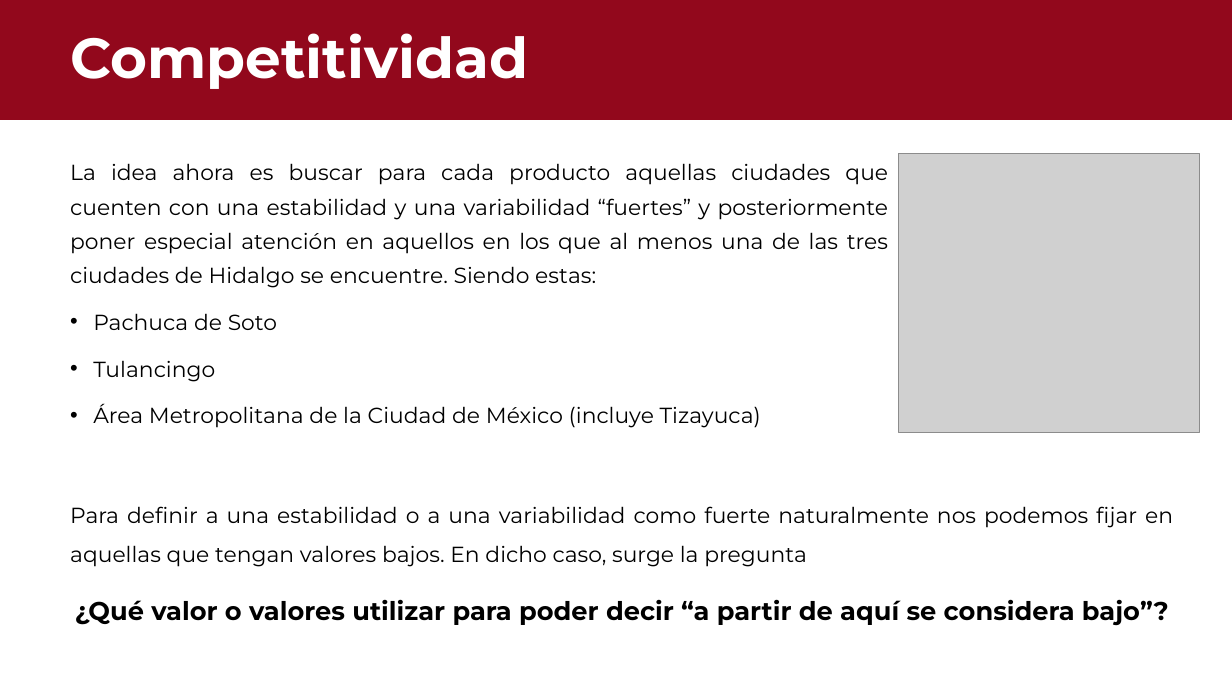
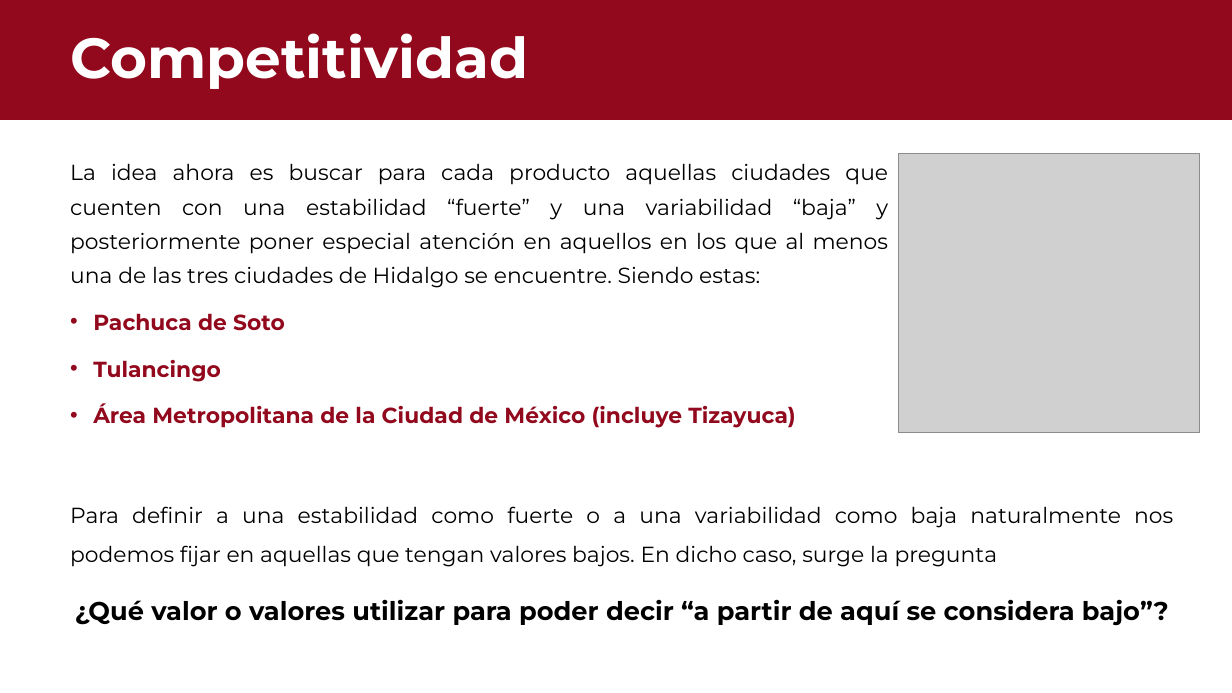
Before and after one commit to Enrique-2003SS/INPC_Regresi-n, a slide deck: slide 3 of outputs/INPC.pptx. Drawn at 1232x693 pixels with LibreOffice and Linux fonts; fonts in the diff are those of the drawing; grey boxes stand for pictures. Boxes give left, top, right and bottom in pixels: in the first picture for what was removed or moved away, otherwise in the second. Text is boxed around its words. In the diff, an @@ line names an element or a change of style, - is before the commit and + after.

```diff
--- a/outputs/INPC.pptx
+++ b/outputs/INPC.pptx
@@ text at [70, 163, 889, 288]: text changed @@
-La idea ahora es buscar para cada producto aquellas ciudades que cuenten con una estabilidad y una variabilidad “fuertes” y posteriormente poner especial atención en aquellos en los que al menos una de las tres ciudades de Hidalgo se encuentre. Siendo estas:
+La idea ahora es buscar para cada producto aquellas ciudades que cuenten con una estabilidad “fuerte” y una variabilidad “baja” y posteriormente poner especial atención en aquellos en los que al menos una de las tres ciudades de Hidalgo se encuentre. Siendo estas:
@@ text at [93, 313, 796, 428]: text colour #000000 to #92081C, bold on in "Pachuca de Soto", "Tulancingo", "Área Metropolitana de la Ciudad de México ..." @@
@@ text at [70, 506, 1173, 567]: text changed @@
-Para definir a una estabilidad o a una variabilidad como fuerte naturalmente nos podemos fijar en aquellas que tengan valores bajos. En dicho caso, surge la pregunta
+Para definir a una estabilidad como fuerte o a una variabilidad como baja naturalmente nos podemos fijar en aquellas que tengan valores bajos. En dicho caso, surge la pregunta
```
Also in this commit, not shown: 6 other slides changed, 2 slides added.
